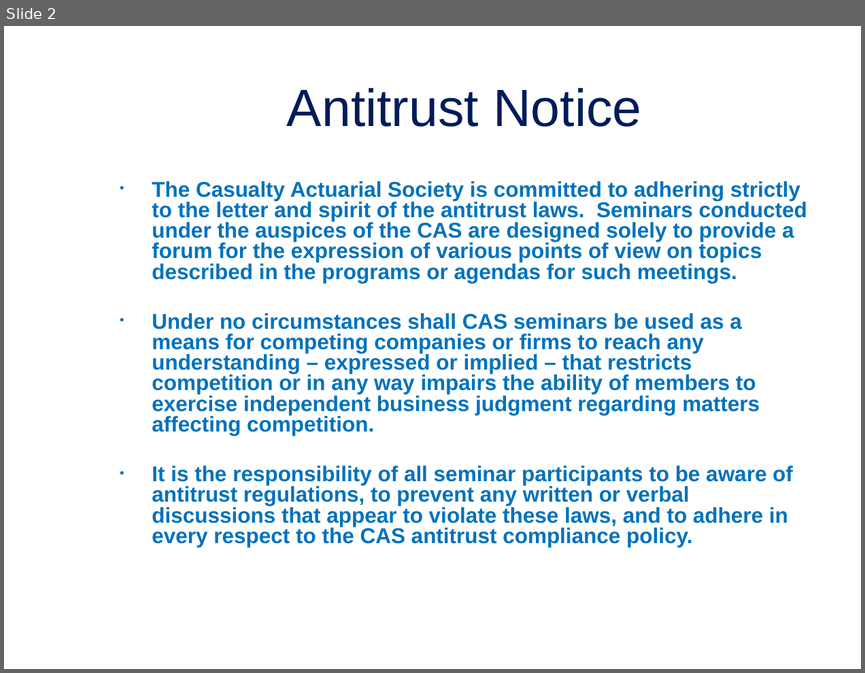
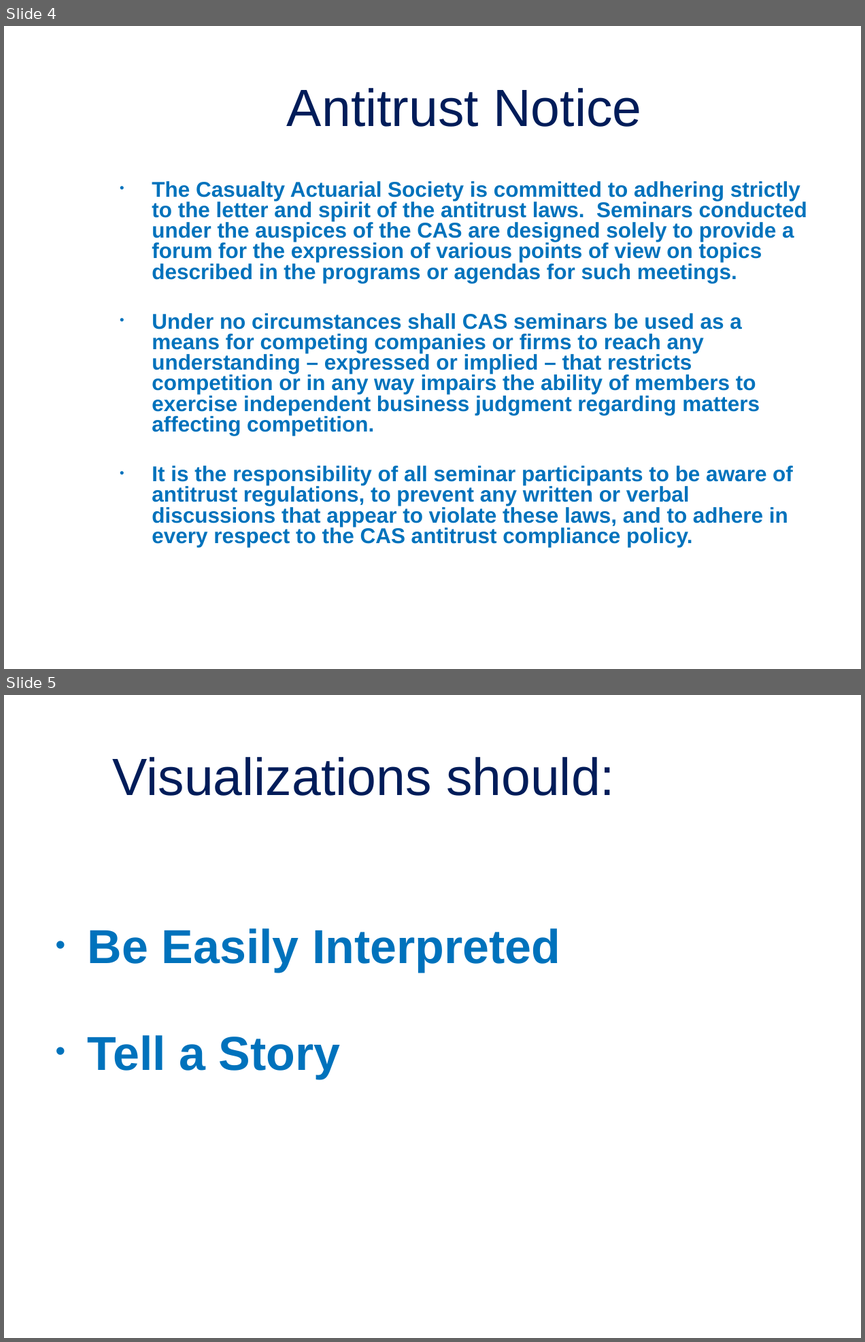
Before and after one commit to jordan-bonner/CAS_Spr23, a slide deck: Presentation Slides/Effective Data Visualization for Actuaries.pptx. Shown one above the other, each under a label of ours: slide 2 before the commit, slides 4 and 5 after it. The pictures are 865x673 and 865x1342 pixels, drawn with LibreOffice and Linux fonts; fonts in the diff are those of the drawing; background and template pictures are left out. Boxes give left, top, right and bottom in pixels: in the first picture for what was removed or moved away, otherwise in the second. Text is boxed around its words. In the diff, an @@ line names an element or a change of style, - is before the commit and + after.

```diff
--- a/Presentation Slides/Effective Data Visualization for Actuaries.pptx
+++ b/Presentation Slides/Effective Data Visualization for Actuaries.pptx
@@ slide 5 added at <box>4,695,861,1338</box>, background picture (left out) @@
@@ title added at <box>113,757,615,796</box>, 44 pt, text #001C59 @@
+Visualizations should:
@@ text added at <box>88,928,560,1079</box>, 40 pt, text #0072BC, bold @@
+• Be Easily Interpreted
+• Tell a Story
@@ what was slide 2 is now slide 4 @@
```
Also in this commit, not shown: 20 other slides added, 1 other file.
